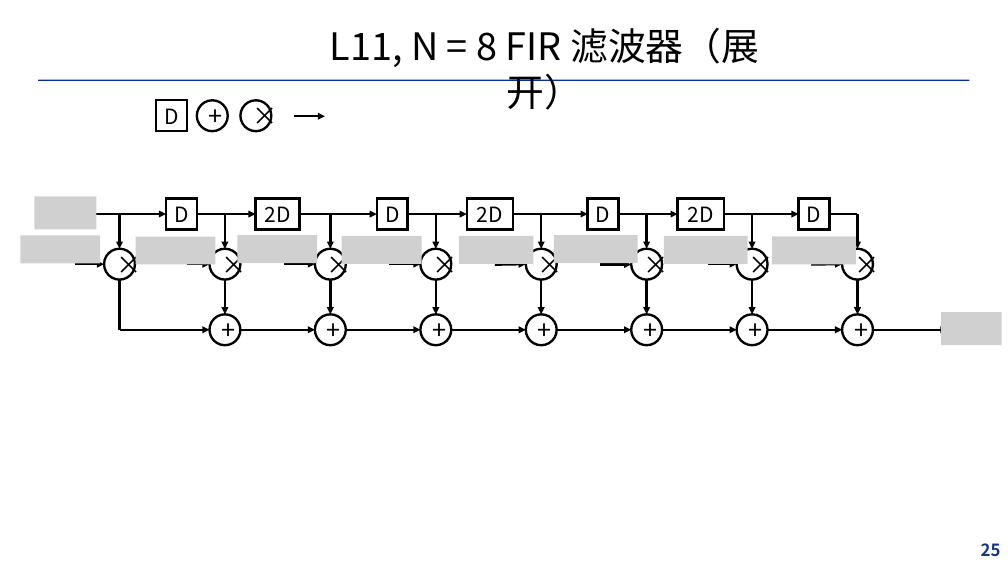
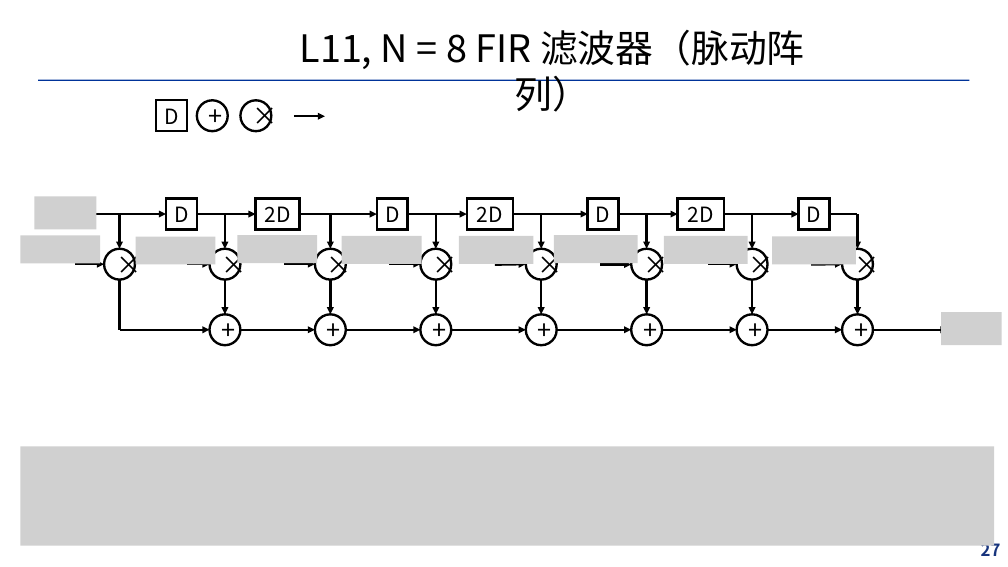
Before and after one commit to SmlCoke/Equalizer, a slide deck: slide 27 of docs/figures.pptx (slide 25 before the commit). Drawn at 1008x567 pixels with LibreOffice and Linux fonts; fonts in the diff are those of the drawing; grey boxes stand for pictures; background and template pictures are left out. Boxes give left, top, right and bottom in pixels: in the first picture for what was removed or moved away, otherwise in the second. Text is boxed around its words. In the diff, an @@ line names an element or a change of style, - is before the commit and + after.

```diff
--- a/docs/figures.pptx
+++ b/docs/figures.pptx
@@ text at (300,30,805,69): text changed @@
-L11, N = 8 FIR 滤波器（展开）
+L11, N = 8 FIR 滤波器（脉动阵列）
@@ picture added at (20,446,994,545) @@
@@ page number at (981,539,1001,556): text changed @@
-25
+27
```
Also in this commit, not shown: 3 slides added, 10 other files.
